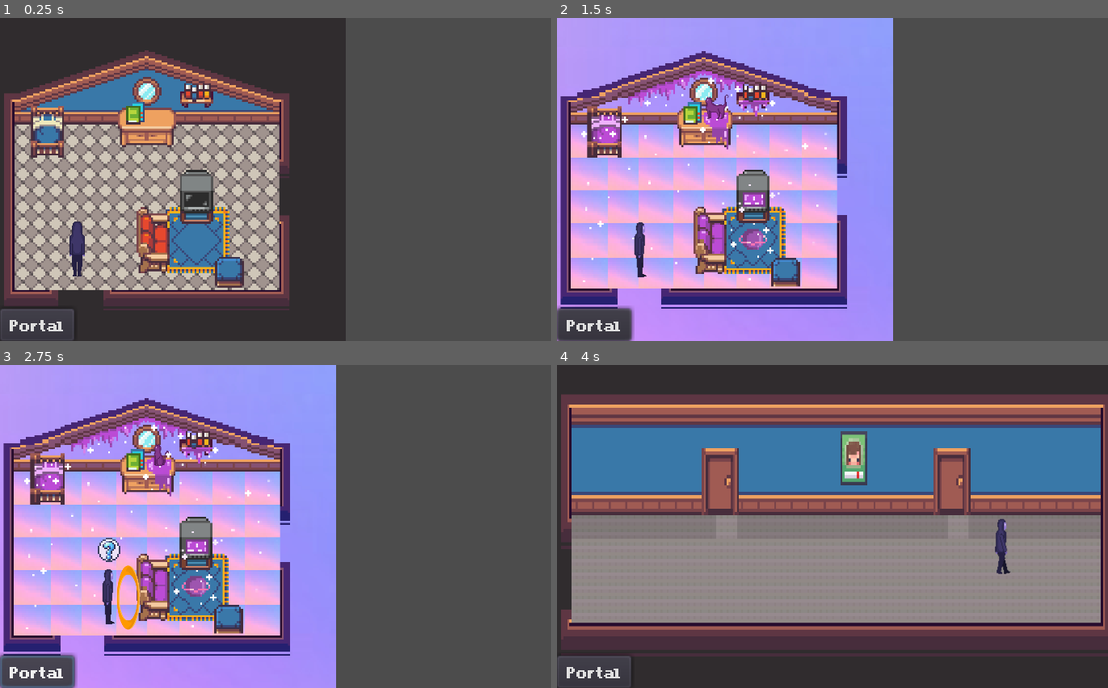
Above: before the commit, frames 1-4 (two rows, left to right).
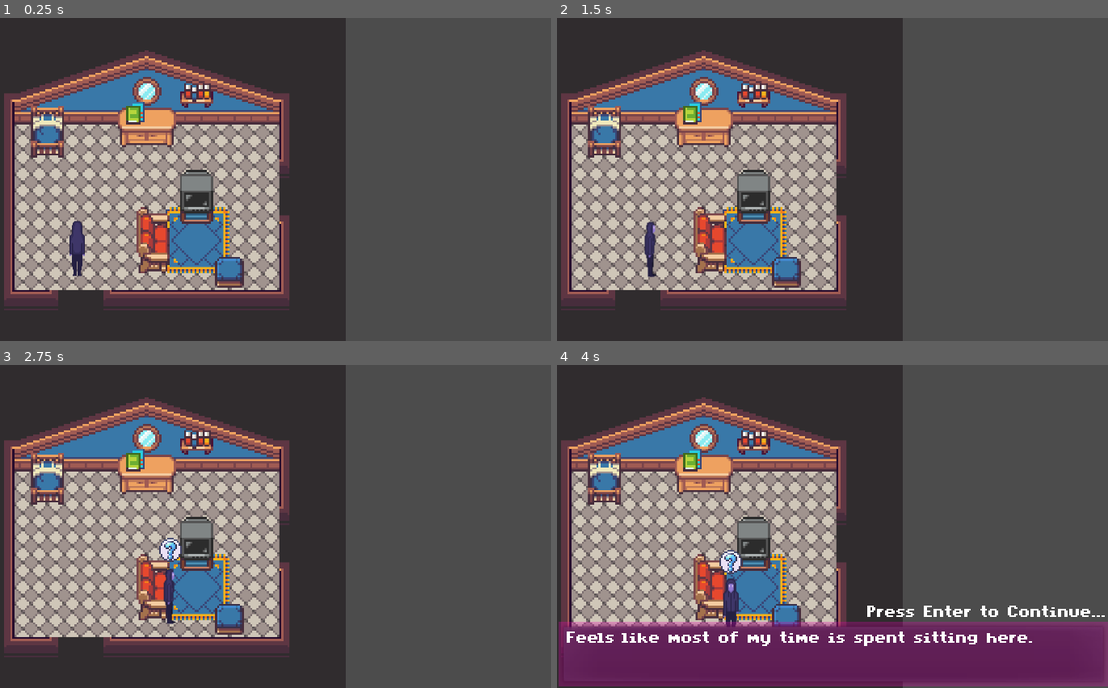
Above: after the commit, the same moments.

Repository: JayTheDaniels/The-Astral-Project
Game: Godot game, scene res://Src/Levels/Bedroom.tscn
Same seed, same stepped clock (60 frames per second), same inputs: the game is played once before the commit and once after it.
Inputs (mouse positions are in pixels of both pictures, inside the frame that each line leads up to):
- Up to frame 1 (0.25 s): no input
- Up to frame 2 (1.5 s): click (595, 324) at 0.5 s, where only the run before the commit has a clickable "Portal"; tap Enter (accept) at 1.25 s; hold D (right) from 1.28 s (still down); tap Space (interact) at 1.35 s
- Up to frame 3 (2.75 s): release D (right) at 2 s; click (38, 671) at 2 s, where only the run before the commit has a clickable "Portal"
- Up to frame 4 (4 s): tap Enter (accept) at 2.75, 2.85, 3.5 s; hold Down (down) 2.78-3.53 s; tap Space (interact) at 3.05, 3.6 s; hold D (right) from 3.53 s (still down)

The runs differ from the first frame. In frame 1, 0.6% of the frame differs, in the area x 0-16%, y 62-100%; in frame 2, 57%; in frame 3, 58%; in frame 4, 81%, in the area x 0-100%, y 0-100%.

Commit message:
Refactoring
Code adjustments, collision adjustments.

Diff:
--- a/Src/Code/Global.gd
+++ b/Src/Code/Global.gd
@@ -5,6 +5,7 @@
 signal lives_updated
 signal scavengerHuntUpdated
 
+var scavengerHuntLevel = 0 setget set_scavengerHuntLevel
 var scavengerHuntStage = 0 setget set_scavengerHuntStage
 var total_lives = 9
 var remaining_lives = 9 setget set_lives, get_lives
@@ -18,12 +19,23 @@
 
 var player_initial_map_position = Vector2(48, 144)
 
+func set_scavengerHuntLevel(value: int) -> void:
+	scavengerHuntLevel = value
+	emit_signal("scavengerHuntUpdated")
+	print ("Started Scavenger Hunt: ", scavengerHuntLevel)
+
+
 func set_scavengerHuntStage(value: int) -> void:
 	scavengerHuntStage = value
 	emit_signal("scavengerHuntUpdated")
 	#global function controlling the scavenger hunt
 	#allows the scavenger text to appear
 	print ("Set stage: ", scavengerHuntStage)
+	if scavengerHuntLevel == 1:
+		bedroom()
+
+
+func bedroom():
 	if scavengerHuntStage == 1:
 		var bookshelf = get_tree().get_root().get_node("/root/Astral_Level_Base/AstralBookshelf")
 		bookshelf.InteractText = bookshelf.ScavengerHuntText
--- a/Src/Code/Leela.gd
+++ b/Src/Code/Leela.gd
@@ -3,7 +3,7 @@
 var follow_player := false
 var speed = 100
 var velocity = Vector2.ZERO
-var interaction = 0
+export var interaction_room = 0
 var dialogueCounter = 0
 var dialogueTotal = 0
 onready var dialogue = get_parent().get_node("UI/CanvasLayer/PopupDialog")
@@ -35,32 +35,65 @@
 func follow():
 	follow_player = true
 
+
 func dialogue():
-	if interaction == 0:
-		dialogueTotal = 4
-		if dialogueCounter == 0:
-			dialogue.dialogue = "A visitor..? From the mortal plane no less!"
-			dialogue.open(self.get_path())
-		if dialogueCounter == 1:
-			dialogue.dialogue = "Not common to see humans around here. Are you lost?"
-			dialogue.open(self.get_path())
-		if dialogueCounter == 2:
-			dialogue.dialogue = "Don't worry human. I can show you how to navigate \n The Astral Plane."
-			dialogue.open(self.get_path())
-		if dialogueCounter == 3:
-			dialogue.dialogue = "Let's make a game of it! Beside me if your book shelf. \n Your first clue waits for you there."
-			dialogue.open(self.get_path())
-			Global.scavengerHuntStage = 1
-		if dialogueCounter == 4:
-			dialogue.dialogue = "Take your time human, there's no such thing here."
-			interaction = 1
-	if interaction == 1:
+	if interaction_room == 0:
+		bedroom()
+	if interaction_room == 1:
+		bathroom()
+	if interaction_room == 2:
+		office()
+	if interaction_room == 3:
+		living_room()
+	if interaction_room == 4:
+		kitchen()
+	if interaction_room == 5:
+		hallway()
+
+
+func bedroom():
+	var interaction_Counter = 0
+	dialogueTotal = 4
+	if dialogueCounter == 0:
+		dialogue.dialogue = "A visitor..? From the mortal plane no less!"
+		dialogue.open(self.get_path())
+	if dialogueCounter == 1:
+		dialogue.dialogue = "Not common to see humans around here. Are you lost?"
+		dialogue.open(self.get_path())
+	if dialogueCounter == 2:
+		dialogue.dialogue = "Don't worry human. I can show you how to navigate \n The Astral Plane."
+		dialogue.open(self.get_path())
+	if dialogueCounter == 3:
+		dialogue.dialogue = "Let's make a game of it! Beside me if your book shelf. \n Your first clue waits for you there."
+		dialogue.open(self.get_path())
+		Global.scavengerHuntLevel = 1
+		Global.scavengerHuntStage = 1
+	if dialogueCounter == 4:
+		dialogue.dialogue = "Take your time human, there's no such thing here."
+		interaction_Counter = 1
+	if interaction_Counter == 1:
 		if Global.scavengerHuntStage == 5:
 			dialogue.dialogue = "You've impressed me. That's all we have for now but \n allow me to accompany you through The Astral Plane."
 			dialogue.open(self.get_path())
 			get_parent().get_node("UI/CanvasLayer/Lives").show()
-			follow()
+
+			#follow()
 		else:
 			dialogueTotal = 1
 			dialogue.dialogue = "Take your time human, there's no such thing here."
 			dialogue.open(self.get_path())
+
+func bathroom():
+	pass
+
+func office():
+	pass
+
+func living_room():
+	pass
+
+func kitchen():
+	pass
+
+func hallway():
+	pass
--- a/Src/Code/Object_Base.gd
+++ b/Src/Code/Object_Base.gd
@@ -21,6 +21,10 @@
 	#get_parent().get_node("UI/CanvasLayer/Lives").show()
 
 func scavengerHunt():
+	if Global.scavengerHuntLevel == 1:
+		bedroom_object()
+
+func bedroom_object():
 	if Global.scavengerHuntStage == 1:
 		if self.name == "AstralBookshelf":
 			print ("Objective Updated!")
--- a/Src/Game Objects/Leela.tscn
+++ b/Src/Game Objects/Leela.tscn
@@ -206,6 +206,7 @@
 scale = Vector2( 0.4, 0.4 )
 texture = ExtResource( 1 )
 hframes = 38
+frame = 15
 
 [node name="CollisionShape2D" type="CollisionShape2D" parent="."]
 shape = SubResource( 1 )
--- a/Src/Game Objects/Player.tscn
+++ b/Src/Game Objects/Player.tscn
@@ -6,7 +6,7 @@
 
 [sub_resource type="CapsuleShape2D" id=1]
 radius = 5.1572
-height = 25.6623
+height = 11.5201
 
 [sub_resource type="CircleShape2D" id=2]
 radius = 19.9308
@@ -215,6 +215,7 @@
 script = ExtResource( 1 )
 
 [node name="Collision" type="CollisionShape2D" parent="."]
+position = Vector2( 0, 5.5 )
 shape = SubResource( 1 )
 
 [node name="Detection" type="Area2D" parent="."]
@@ -223,7 +224,6 @@
 shape = SubResource( 2 )
 
 [node name="Sprite" type="Sprite" parent="."]
-position = Vector2( 0, 0.294 )
 scale = Vector2( 0.5, 0.5 )
 texture = ExtResource( 2 )
 hframes = 16
--- a/Src/Levels/AstralBedroom.tscn
+++ b/Src/Levels/AstralBedroom.tscn
@@ -37,7 +37,7 @@
 ]]
 
 [node name="CollisionPolygon2D" type="CollisionPolygon2D" parent="AstralLevelBedroomBoundary"]
-polygon = PoolVector2Array( 8, 32, 8, 168, 133.764, 168, 136, 152, 152, 152, 152, 168, 176, 168, 176, 48, 176, 48, 176, 32, 176, -16, 216, -16, 216, 216, -40, 216, -40, -16, 176, -16, 176, 32, 40, 32, 40, 64, 24, 64, 24, 32 )
+polygon = PoolVector2Array( 8, 48, 8, 168, 133.764, 168, 152, 168, 176, 168, 176, 120, 176, 96, 176, 48, 176, 24, 176, -16, 216, -16, 216, 216, -40, 216, -40, -16, 176, -16, 176, 48, 40, 48, 24, 48 )
 
 [node name="AstralBookshelf" parent="." instance=ExtResource( 5 )]
 position = Vector2( 122.051, 39.1041 )
--- a/Src/Levels/Bathroom.tscn
+++ b/Src/Levels/Bathroom.tscn
@@ -31,7 +31,7 @@
 ]]
 
 [node name="CollisionPolygon2D" type="CollisionPolygon2D" parent="BathroomCollision"]
-polygon = PoolVector2Array( 8, 32, 8, 32, 32, 32, 32, 48, 48, 48, 48, 32, 72, 32, 72, 48, 112, 48, 112, 80, 160, 80, 160, 112, 192, 112, 192, 168, 8, 168, 8, 120, 72, 120, 72, 96, 8, 96, 8, 32, -32, 32, -32, 208, 240, 208, 240, -16, -32, -16, -32, 32 )
+polygon = PoolVector2Array( 24, 48, 48, 48, 72, 48, 112, 48, 112, 96, 160, 96, 192, 96, 192, 112, 192, 168, 8, 168, 8, 136, 72, 136, 72, 104, 8, 104, 8, 48, -32, 48, -32, 208, 240, 208, 240, -16, -32, -16, -32, 48 )
 
 [node name="Door" parent="." instance=ExtResource( 3 )]
 position = Vector2( 0, 144 )
--- a/Src/Levels/Bedroom.tscn
+++ b/Src/Levels/Bedroom.tscn
@@ -1,10 +1,11 @@
-[gd_scene load_steps=6 format=2]
+[gd_scene load_steps=7 format=2]
 
 [ext_resource path="res://Assets/bedroom3_realworld.png" type="Texture" id=1]
 [ext_resource path="res://Src/Game Objects/Player.tscn" type="PackedScene" id=2]
 [ext_resource path="res://Src/UI/UI.tscn" type="PackedScene" id=3]
 [ext_resource path="res://Src/Game Objects/Door.tscn" type="PackedScene" id=4]
 [ext_resource path="res://Src/Game Objects/Base_Object.tscn" type="PackedScene" id=5]
+[ext_resource path="res://Src/Code/Portal.gd" type="Script" id=6]
 
 [node name="Level_Base" type="YSort"]
 
@@ -36,7 +37,7 @@
 ]]
 
 [node name="CollisionPolygon2D" type="CollisionPolygon2D" parent="BedroomWallCollision"]
-polygon = PoolVector2Array( 8, 168, 32, 168, 32, 200, 64, 200, 64, 168, 136, 168, 136, 152, 152, 152, 152.337, 168, 176, 168, 176, 136, 200, 136, 200, 88, 176, 88, 176, 40, 104, 40, 104, 56, 72, 64, 72, 40, 40, 40, 40, 64, 24, 64, 24, 40, 8, 40, 0, -16, 216, -16, 216, 208, -32, 208, -32, -16, 0, -16, 0, -16, 8, 40 )
+polygon = PoolVector2Array( 8, 168, 32, 168, 32, 200, 64, 200, 64, 168, 136, 168, 152.337, 168, 176, 168, 176, 136, 200, 136, 200, 88, 176, 88, 176, 48, 104, 48, 72, 48, 40, 48, 24, 48, 8, 48, 0, -16, 216, -16, 216, 208, -32, 208, -32, -16, 0, -16, 0, -16, 8, 48 )
 
 [node name="Door" parent="." instance=ExtResource( 4 )]
 position = Vector2( 48, 200 )
@@ -45,7 +46,7 @@
 
 [node name="Bed" parent="." instance=ExtResource( 5 )]
 position = Vector2( 29.7784, 68.553 )
-InteractText = "Can I sleep if I've never woken up?"
+script = ExtResource( 6 )
 
 [node name="Couch" parent="." instance=ExtResource( 5 )]
 position = Vector2( 95.1416, 127.427 )
--- a/Src/Levels/Hallway.tscn
+++ b/Src/Levels/Hallway.tscn
@@ -31,7 +31,7 @@
 ]]
 
 [node name="CollisionPolygon2D" type="CollisionPolygon2D" parent="HallwayCollision"]
-polygon = PoolVector2Array( 8, 0, 16, 64, 8, 64, 8, 160, 336, 160, 336, 64, 264, 64, 264, 40, 232, 40, 233.03, 64, 120, 64, 120, 40, 88, 40, 88, 64, 8, 64, 8, -40, 376, -40, 376, 232, -16, 224, -16, -40, 8, -40 )
+polygon = PoolVector2Array( 88, 72, 8, 72, 8, 160, 336, 160, 336, 72, 264, 72, 264, 40, 232, 40, 232, 72, 120, 72, 120, 40, 88, 40, 88, 72, 8, -40, 376, -40, 376, 232, -16, 224, -16, -40, 8, -40 )
 
 [node name="Door" parent="." instance=ExtResource( 3 )]
 position = Vector2( 0, 112 )
@@ -39,12 +39,12 @@
 player_spawn_location = Vector2( 240, 128 )
 
 [node name="Door2" parent="." instance=ExtResource( 3 )]
-position = Vector2( 104, 32 )
+position = Vector2( 104, 48 )
 next_scene_path = "res://Src/Levels/Office.tscn"
 player_spawn_location = Vector2( 80, 128 )
 
 [node name="Door3" parent="." instance=ExtResource( 3 )]
-position = Vector2( 248, 32 )
+position = Vector2( 248, 48 )
 next_scene_path = "res://Src/Levels/Bedroom.tscn"
 player_spawn_location = Vector2( 48, 144 )
 
--- a/Src/Levels/Kitchen.tscn
+++ b/Src/Levels/Kitchen.tscn
@@ -28,7 +28,7 @@
 position = Vector2( -216, 104 )
 
 [node name="CollisionPolygon2D" type="CollisionPolygon2D" parent="KitchenCollision"]
-polygon = PoolVector2Array( 272, 40, 296, 40, 296, 24, 320, 24, 320, 16, 336, 16, 344, 8, 352, 8, 352, 16, 376, 16, 376, -56, 232, -56, 232, 64, 232, 72, 232, 72, 168, -136, 440, -136, 440, 112, 152, 112, 152, -136, 168, -136, 232, 72, 272, 72 )
+polygon = PoolVector2Array( 272, 40, 296, 40, 296, 24, 320, 24, 320, 16, 336, 16, 344, 8, 352, 8, 352, 16, 376, 16, 376, -40, 232, -40, 232, 64, 232, 72, 232, 72, 168, -136, 440, -136, 440, 112, 152, 112, 152, -136, 168, -136, 232, 72, 272, 72 )
 
 [node name="UI" parent="." instance=ExtResource( 3 )]
 margin_left = 1.0
--- a/Src/Levels/LivingRoom.tscn
+++ b/Src/Levels/LivingRoom.tscn
@@ -24,7 +24,7 @@
 ]]
 
 [node name="CollisionPolygon2D" type="CollisionPolygon2D" parent="LivingRoomCollision"]
-polygon = PoolVector2Array( 8, 0, 8, 56, 8, 168, 272, 168, 272, 143.642, 288, 144, 288, 128.57, 288, 104, 272, 104, 272, 40, 232, 40, 232, 56, 224, 64, 184, 64, 184, 56, 176, 56, 176, 32, 112, 32, 112, 56, 8, 56, 8, -136, 440, -136, 440, 224, -32, 224, -32, -136, 8, -136 )
+polygon = PoolVector2Array( 8, 0, 8, 72, 8, 168, 272, 168, 272, 143.642, 288, 144, 288, 128.57, 288, 104, 272, 104, 272, 40, 232, 40, 232, 64, 224, 64, 184, 64, 176, 64, 176, 48, 112, 48, 112, 72, 8, 72, 8, -136, 440, -136, 440, 224, -32, 224, -32, -136, 8, -136 )
 
 [node name="Player" parent="." instance=ExtResource( 2 )]
 position = Vector2( 256, 88 )
--- a/Src/Levels/Office.tscn
+++ b/Src/Levels/Office.tscn
@@ -29,7 +29,7 @@
 ]]
 
 [node name="CollisionPolygon2D" type="CollisionPolygon2D" parent="OfficeCollision"]
-polygon = PoolVector2Array( 0, 0, 0, 56, 40, 56, 88, 56, 88, 72, 96, 72, 96, 80, 112, 80, 112, 72, 120, 72, 120, 56, 144, 56, 144, 160, 96, 160, 96, 184, 64, 184, 64.029, 160, 40, 160, 40, 56, 0, 56, 0, 200, 184, 200, 184, 0 )
+polygon = PoolVector2Array( 0, 0, 0, 56, 40, 64, 88, 64, 88, 72, 96, 72, 96, 80, 112, 80, 112, 72, 120, 72, 120, 64, 144, 64, 144, 160, 96, 160, 96, 184, 64, 184, 64.029, 160, 40, 160, 40, 64, 0, 56, 0, 200, 184, 200, 184, 0 )
 
 [node name="Door" parent="." instance=ExtResource( 4 )]
 position = Vector2( 80, 192 )
--- a/Src/UI/UI.tscn
+++ b/Src/UI/UI.tscn
@@ -42,6 +42,7 @@
 }
 
 [node name="PortalButton" type="Button" parent="CanvasLayer/HBoxContainer"]
+visible = false
 margin_right = 46.0
 margin_bottom = 20.0
 text = "Portal"
Not shown, changed: .mono/metadata/ide_messaging_meta.txt
